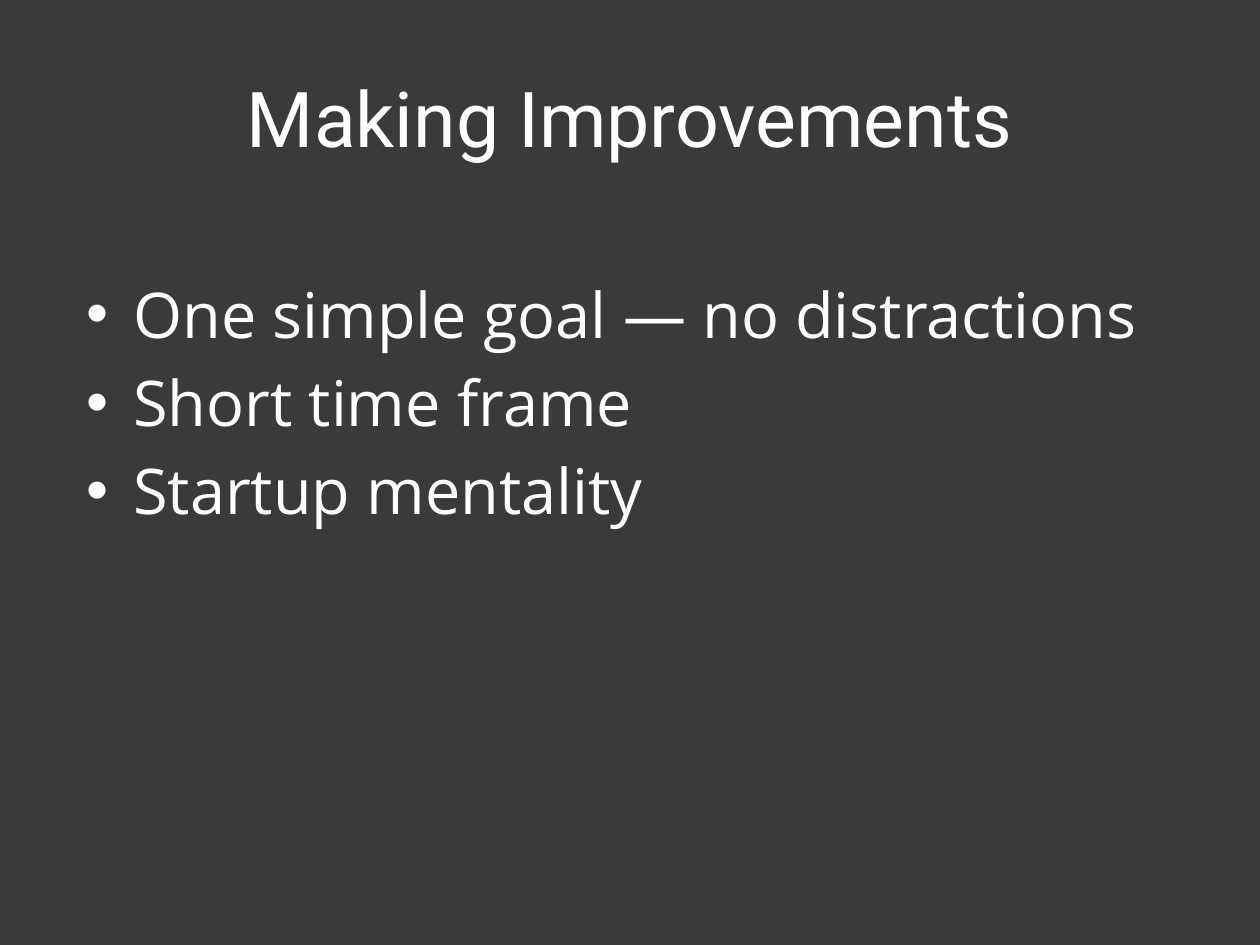
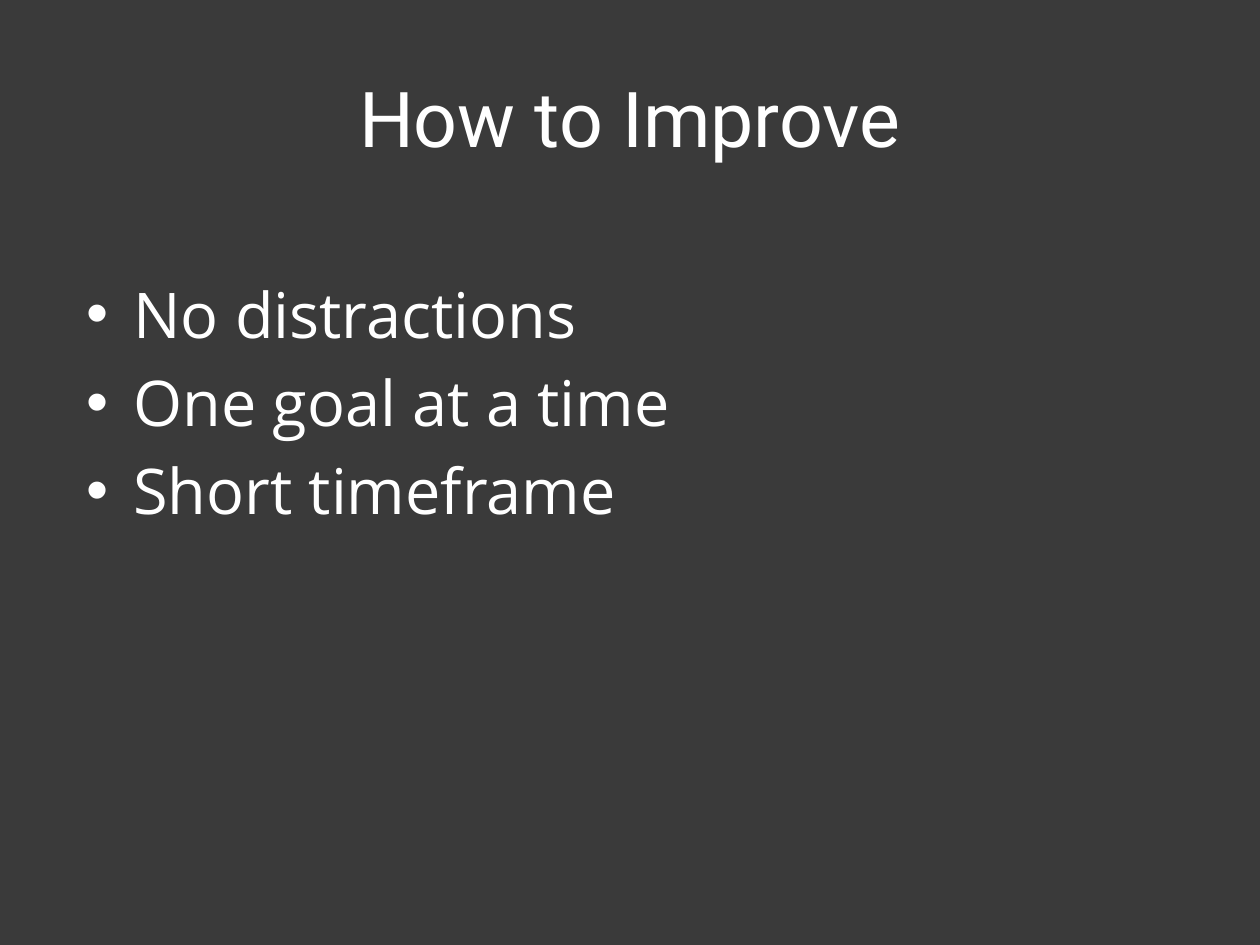
Before and after one commit to patik/code-sprint, a slide deck: slide 2 of code-sprint.pptx. Drawn at 1260x945 pixels with LibreOffice and Linux fonts; fonts in the diff are those of the drawing. Boxes give left, top, right and bottom in pixels: in the first picture for what was removed or moved away, otherwise in the second. Text is boxed around its words. In the diff, an @@ line names an element or a change of style, - is before the commit and + after.

```diff
--- a/code-sprint.pptx
+++ b/code-sprint.pptx
@@ title at box(359, 92, 900, 163): text changed @@
-Making Improvements
+How to Improve
@@ text at box(133, 290, 669, 515): text changed @@
-• One simple goal — no distractions
-• Short time frame
-• Startup mentality
+• No distractions
+• One goal at a time
+• Short timeframe
```
Also in this commit, not shown: 11 other slides changed, 1 other file.
